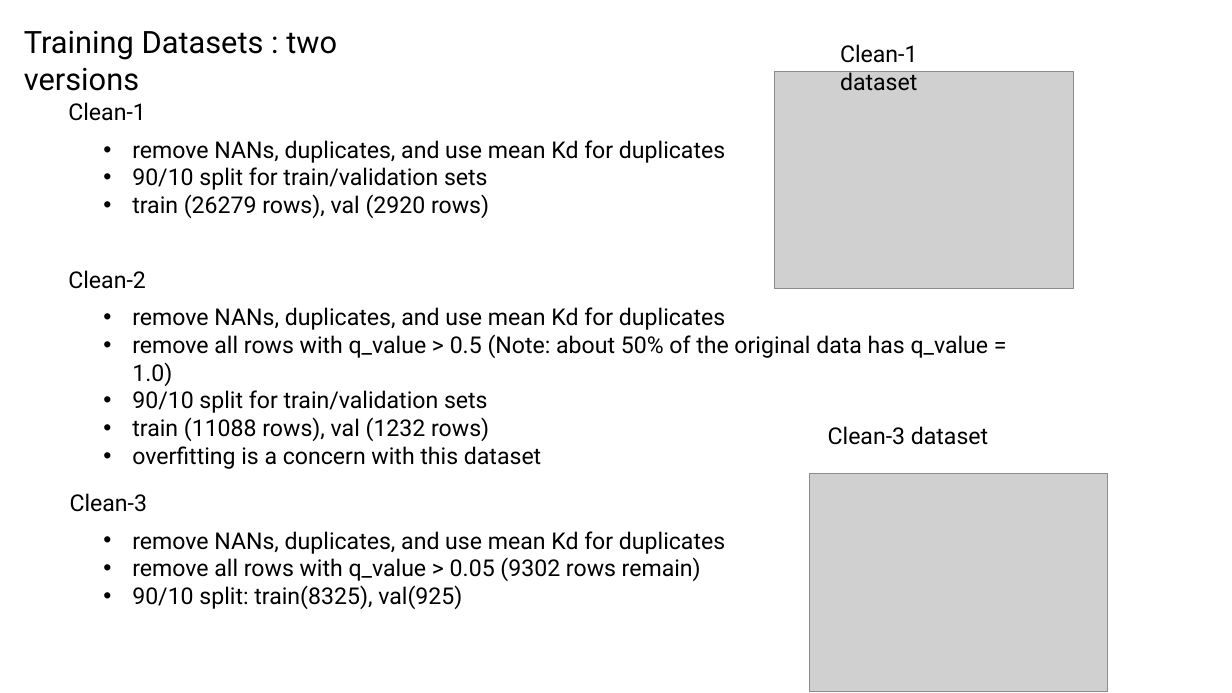
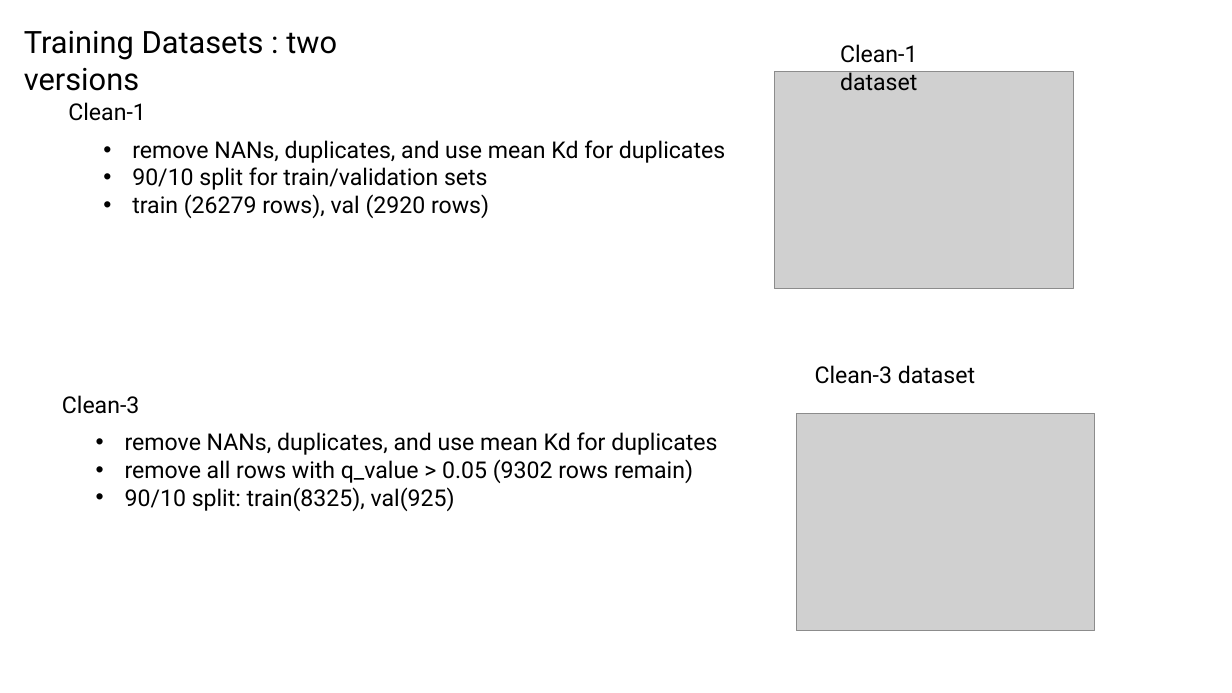
Before and after one commit to planaria158/BERT-antibody-antigen-binding-energy, a slide deck: slide 4 of Homework-aAlphaBio.pptx. Drawn at 1232x693 pixels with LibreOffice and Linux fonts; fonts in the diff are those of the drawing; grey boxes stand for pictures. Boxes give left, top, right and bottom in pixels: in the first picture for what was removed or moved away, otherwise in the second. Text is boxed around its words. In the diff, an @@ line names an element or a change of style, - is before the commit and + after.

```diff
--- a/Homework-aAlphaBio.pptx
+++ b/Homework-aAlphaBio.pptx
@@ text removed at box(68, 270, 146, 289) @@
-Clean-2
@@ text removed at box(132, 307, 989, 469) @@
-• remove NANs, duplicates, and use mean Kd for duplicates
-• remove all rows with q_value > 0.5 (Note: about 50% of the original data has q_value = 1.0)
-• 90/10 split for train/validation sets
-• train (11088 rows), val (1232 rows)
-• overfitting is a concern with this dataset
@@ text "Clean-3 dataset": place and size @@
-text "Clean-3 dataset" at box(828, 426, 988, 445)
+text "Clean-3 dataset" at box(815, 365, 975, 384)
@@ text "Clean-3": place and size @@
-text "Clean-3" at box(70, 493, 148, 512)
+text "Clean-3" at box(62, 395, 140, 414)
@@ picture: place and size @@
-picture at box(810, 473, 1108, 691)
+picture at box(797, 413, 1095, 631)
@@ text "remove NANs, duplicates, and use ...": place and size @@
-text "remove NANs, duplicates, and use ..." at box(132, 531, 725, 609)
+text "remove NANs, duplicates, and use ..." at box(125, 432, 717, 511)
```
Also in this commit, not shown: 6 other slides changed, 3 slides added, 2 slides removed.
